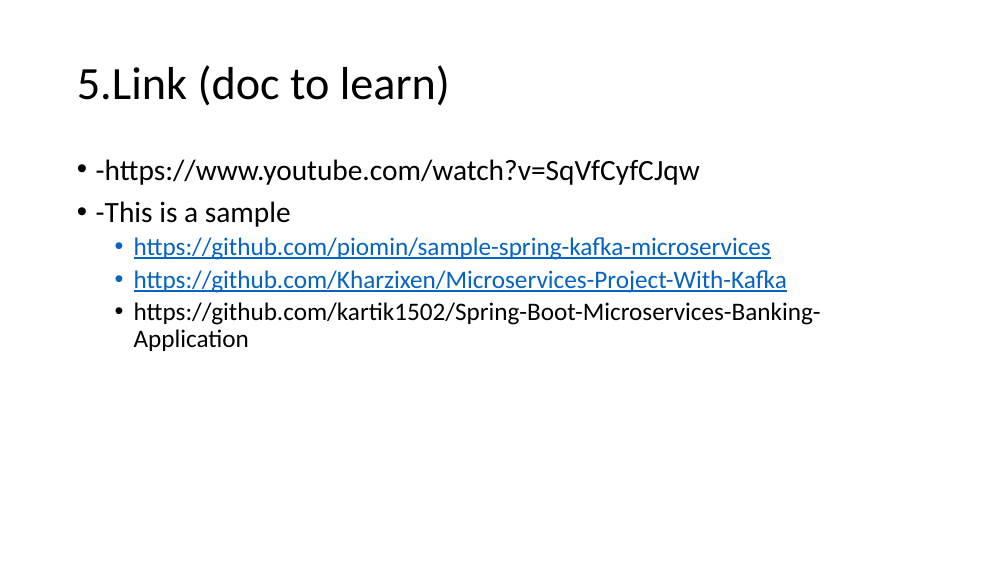
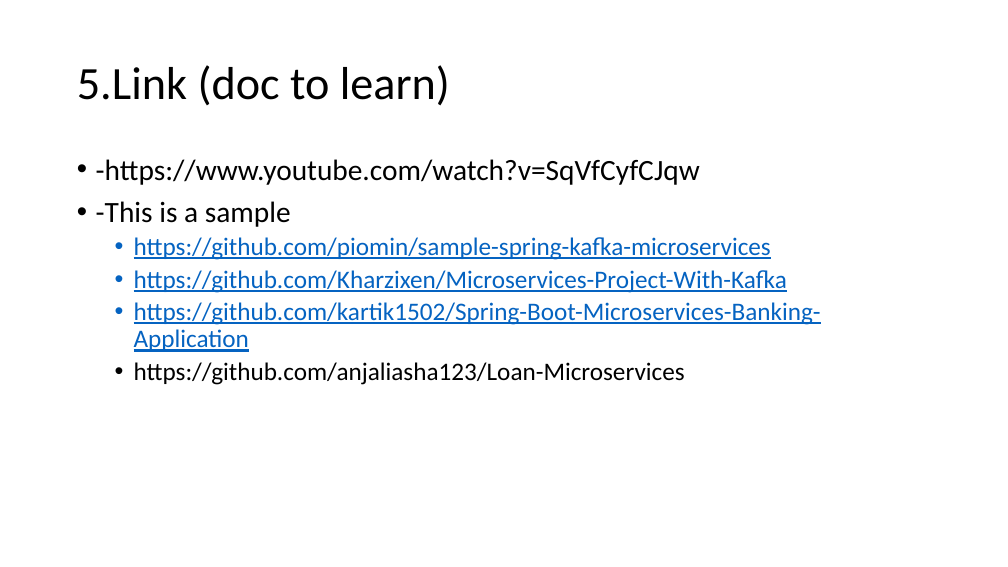
Before and after one commit to JAVaFAPT2/WebBanking, a slide deck: slide 8 of WEBBANKING.pptx. Drawn at 1008x567 pixels with LibreOffice and Linux fonts; fonts in the diff are those of the drawing. Boxes give left, top, right and bottom in pixels: in the first picture for what was removed or moved away, otherwise in the second. Text is boxed around its words. In the diff, an @@ line names an element or a change of style, - is before the commit and + after.

Commit message:
loanService

```diff
--- a/WEBBANKING.pptx
+++ b/WEBBANKING.pptx
@@ text at <box>134,302,821,352</box>: text colour #000000 to #0563C1, underline on in "https://github.com/kartik1502/Spring-Boot-Microservices-Bank ..." @@
@@ text at <box>134,362,685,385</box>: paragraph added @@
+  • https://github.com/anjaliasha123/Loan-Microservices
```
Also in this commit, not shown: 16 other files.
